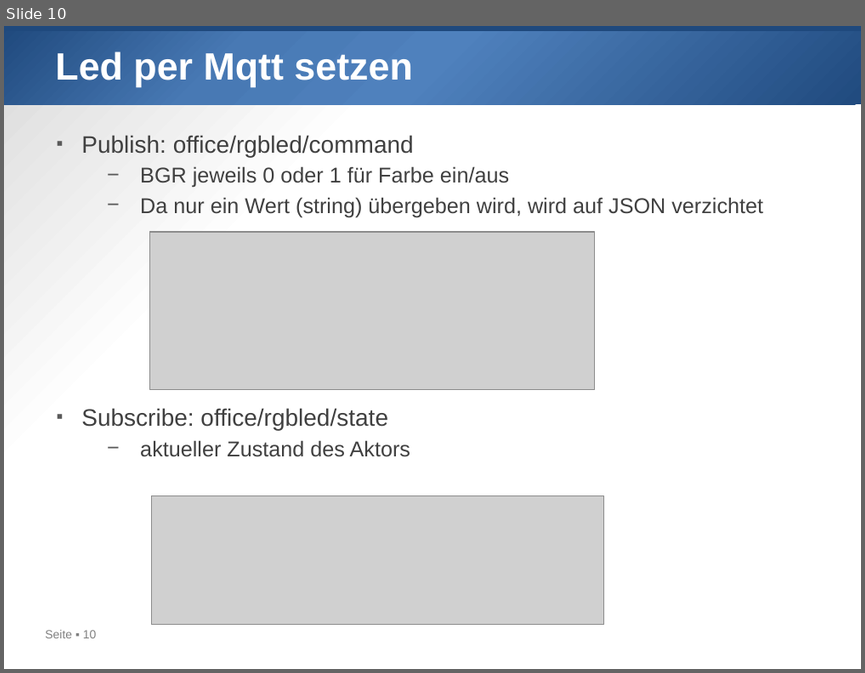
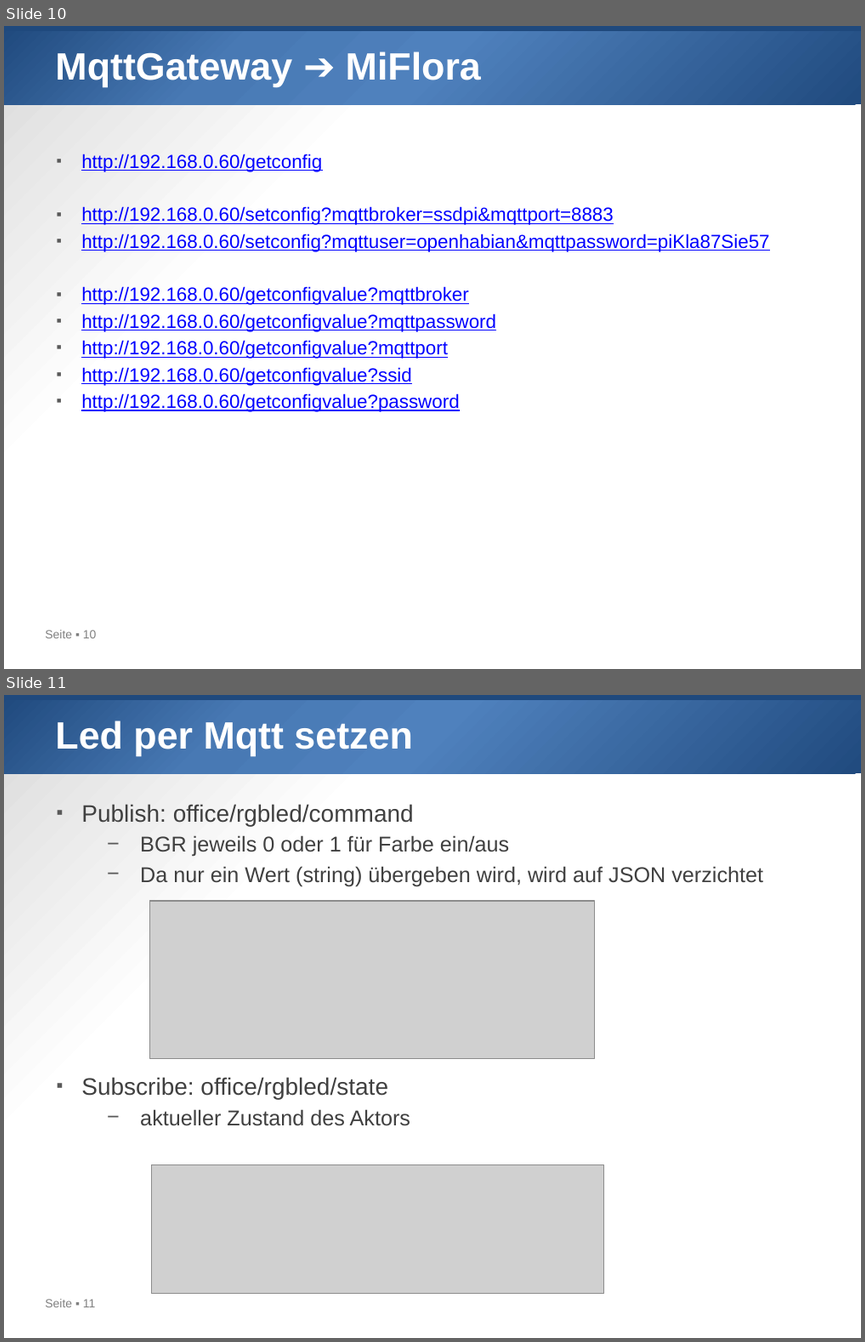
Before and after one commit to gkoe/myiot21, a slide deck: 001_Things.pptx. Shown one above the other, each under a label of ours: slide 10 before the commit, slides 10 and 11 after it. The pictures are 865x673 and 865x1342 pixels, drawn with LibreOffice and Linux fonts; fonts in the diff are those of the drawing; grey boxes stand for pictures. Boxes give left, top, right and bottom in pixels: in the first picture for what was removed or moved away, otherwise in the second. Text is boxed around its words. In the diff, an @@ line names an element or a change of style, - is before the commit and + after.

Commit message:
https mqtt gateway miflora

```diff
--- a/001_Things.pptx
+++ b/001_Things.pptx
@@ slide 10 added at <box>4,26,861,669</box>, background gradient #FFFFFF to #D9D9D9; not listed: 3 template elements that a slide beside it also shows @@
@@ title added at <box>55,52,481,87</box>, 32 pt, text #FFFFFF, bold @@
+MqttGateway ➔ MiFlora
@@ text added at <box>81,154,769,412</box>, 16 pt, text #0000FF, underline @@
+▪ http://192.168.0.60/getconfig
+▪ http://192.168.0.60/setconfig?mqttbroker=ssdpi&mqttport=8883
+▪ http://192.168.0.60/setconfig?mqttuser=openhabian&mqttpassword=piKla87Sie57
+▪ http://192.168.0.60/getconfigvalue?mqttbroker
+▪ http://192.168.0.60/getconfigvalue?mqttpassword
+▪ http://192.168.0.60/getconfigvalue?mqttport
+▪ http://192.168.0.60/getconfigvalue?ssid
+▪ http://192.168.0.60/getconfigvalue?password
@@ what was slide 10 is now slide 11 @@
@@ page number at <box>45,1299,96,1307</box>: text changed @@
-Seite ▪ 10
+Seite ▪ 11
```
Also in this commit, not shown: 9 other files.
